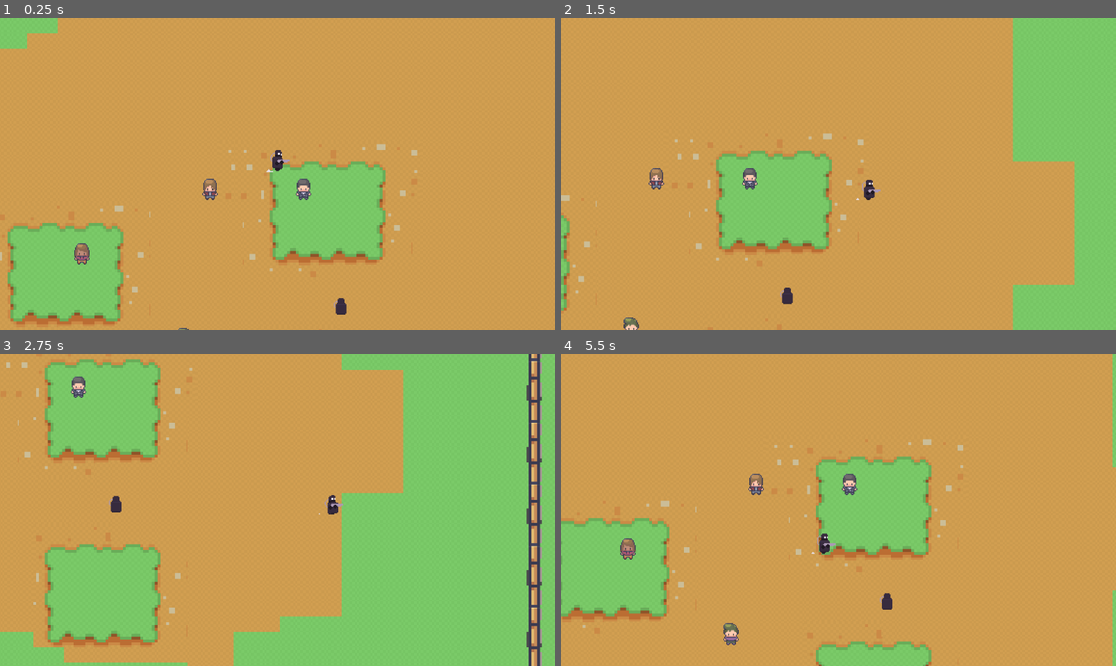
Above: before the commit, frames 1-4 (two rows, left to right).
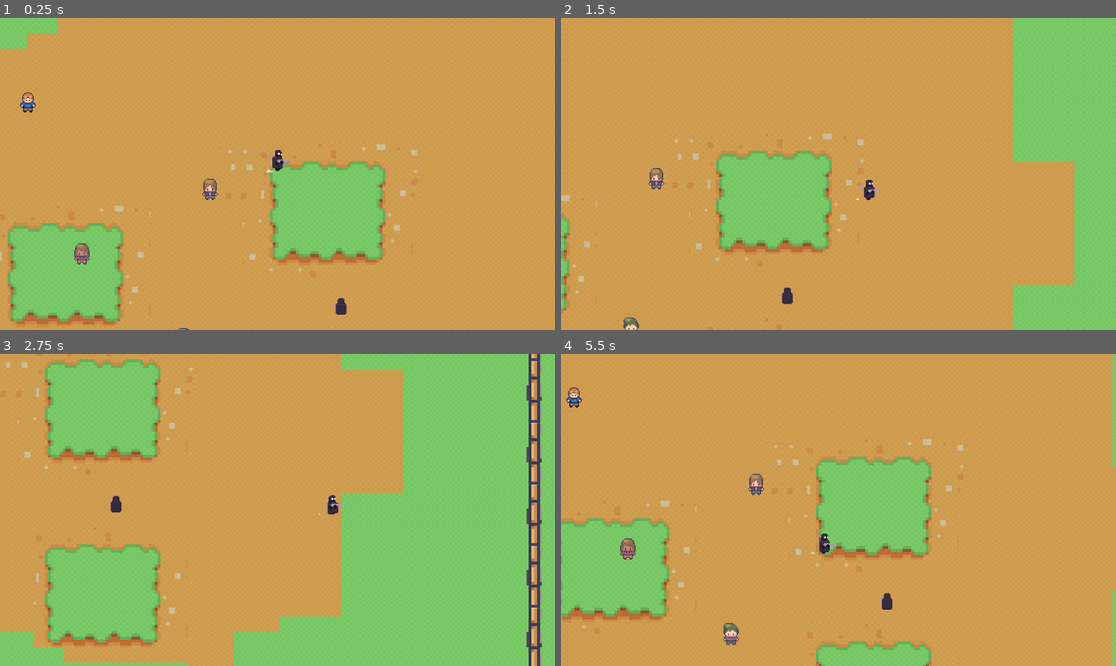
Above: after the commit, the same moments.

Repository: PieFlavr/Spring-2025-Hackathon
Game: Godot game, scene res://scenes/game.tscn
Same seed, same stepped clock (60 frames per second), same inputs: the game is played once before the commit and once after it.
Inputs:
- Up to frame 1 (0.25 s): no input
- Up to frame 2 (1.5 s): tap Enter (ui_accept) at 0.5, 0.77 s; hold Right (ui_right) 0.53-1.28 s; hold Down (ui_down) from 1.28 s (still down)
- Up to frame 3 (2.75 s): tap Enter (ui_accept) at 1.52 s; release Down (ui_down) at 2.03 s; hold Right (ui_right) from 2.03 s (still down)
- Up to frame 4 (5.5 s): release Right (ui_right) at 2.78 s; hold Up (ui_up) 2.78-3.53 s; tap Enter (ui_accept) at 3.02, 3.77, 4.52 s; hold Left (ui_left) 3.53-5.03 s; hold Down (ui_down) from 5.03 s (still down)

The runs differ from the first frame. In frame 1, 0.3% of the frame differs, in the area x 3-57%, y 23-59%; in frame 2, 0.2%; in frame 3, 0.2%; in frame 4, 0.3%.

Commit message:
Fixed kyle npc

Diff:
--- a/scenes/game.tscn
+++ b/scenes/game.tscn
@@ -11,12 +11,12 @@
 [ext_resource type="Script" uid="uid://clqysyuokik4y" path="res://scripts/area_2d_tanya.gd" id="8_dinhu"]
 [ext_resource type="PackedScene" uid="uid://cbphweclp0vy7" path="res://scenes/npc_Croakie.tscn" id="9_0tnpc"]
 [ext_resource type="PackedScene" uid="uid://ddai7g0hxjg3w" path="res://scenes/NPC_2Riley.tscn" id="9_vtaks"]
-[ext_resource type="PackedScene" uid="uid://dvjeuhph502wa" path="res://kyle.tscn" id="10_vtaks"]
 [ext_resource type="Script" uid="uid://br276joenxyhl" path="res://scripts/area_2d_riley.gd" id="11_ca42v"]
 [ext_resource type="PackedScene" uid="uid://gy2e86t8a2y" path="res://scenes/conversation_menu.tscn" id="11_kvpfn"]
 [ext_resource type="Script" uid="uid://c7erfg1pchow" path="res://scripts/area_2d_Croakie.gd" id="13_rysoc"]
 [ext_resource type="Script" uid="uid://75gweortm77b" path="res://scripts/area_2d_kyle.gd" id="15_ssvqc"]
 [ext_resource type="PackedScene" uid="uid://xf2b23k3n76w" path="res://scenes/NPC_Riley.tscn" id="16_rysoc"]
+[ext_resource type="PackedScene" uid="uid://bco7b1u8m6kfm" path="res://scenes/npc_kyle.tscn" id="18_ssvqc"]
 
 [sub_resource type="TileSetAtlasSource" id="TileSetAtlasSource_kvuet"]
 texture = ExtResource("3_0tnpc")
@@ -165,16 +165,6 @@
 position = Vector2(0, -11)
 shape = SubResource("CircleShape2D_kvuet")
 
-[node name="kyle" parent="." instance=ExtResource("10_vtaks")]
-position = Vector2(49, 0)
-
-[node name="Area2D2" type="Area2D" parent="kyle"]
-script = ExtResource("15_ssvqc")
-
-[node name="CollisionShape2D" type="CollisionShape2D" parent="kyle/Area2D2"]
-position = Vector2(0, -11)
-shape = SubResource("CircleShape2D_kvuet")
-
 [node name="CanvasLayer" type="CanvasLayer" parent="."]
 
 [node name="ConversationMenu" parent="CanvasLayer" instance=ExtResource("11_kvpfn")]
@@ -190,6 +180,17 @@
 
 [node name="CollisionShape2D" type="CollisionShape2D" parent="NpcRiley/Area2D2"]
 position = Vector2(-103, 72)
+shape = SubResource("CircleShape2D_rysoc")
+
+[node name="npc_Kyle" parent="." instance=ExtResource("18_ssvqc")]
+position = Vector2(-237, -91)
+
+[node name="Area2D2" type="Area2D" parent="npc_Kyle"]
+position = Vector2(103, -67)
+script = ExtResource("15_ssvqc")
+
+[node name="CollisionShape2D" type="CollisionShape2D" parent="npc_Kyle/Area2D2"]
+position = Vector2(-103, 57)
 shape = SubResource("CircleShape2D_rysoc")
 
 [connection signal="body_entered" from="NPC_Tanya/Area2D2" to="NPC_Tanya/Area2D2" method="_on_body_entered"]
@@ -198,9 +199,9 @@
 [connection signal="body_entered" from="NPC_Croakie/Area2D2" to="NPC_Croakie/Area2D2" method="_on_body_entered"]
 [connection signal="body_exited" from="NPC_Croakie/Area2D2" to="." method="_on_area_2d_2_body_exited"]
 [connection signal="body_exited" from="NPC_Croakie/Area2D2" to="NPC_Croakie/Area2D2" method="_on_body_exited"]
-[connection signal="body_entered" from="kyle/Area2D2" to="kyle/Area2D2" method="_on_body_entered"]
-[connection signal="body_exited" from="kyle/Area2D2" to="." method="_on_area_2d_2_body_exited"]
-[connection signal="body_exited" from="kyle/Area2D2" to="kyle/Area2D2" method="_on_body_exited"]
 [connection signal="body_entered" from="NpcRiley/Area2D2" to="NpcRiley/Area2D2" method="_on_body_entered"]
 [connection signal="body_exited" from="NpcRiley/Area2D2" to="." method="_on_area_2d_2_body_exited"]
 [connection signal="body_exited" from="NpcRiley/Area2D2" to="NpcRiley/Area2D2" method="_on_body_exited"]
+[connection signal="body_entered" from="npc_Kyle/Area2D2" to="npc_Kyle/Area2D2" method="_on_body_entered"]
+[connection signal="body_exited" from="npc_Kyle/Area2D2" to="." method="_on_area_2d_2_body_exited"]
+[connection signal="body_exited" from="npc_Kyle/Area2D2" to="npc_Kyle/Area2D2" method="_on_body_exited"]
--- /dev/null
+++ b/scenes/npc_kyle.tscn
@@ -0,0 +1,32 @@
+[gd_scene load_steps=5 format=3 uid="uid://bco7b1u8m6kfm"]
+
+[ext_resource type="Texture2D" uid="uid://cwq1txger34v7" path="res://Assets/Modern tiles_Free/Old/idle_16x16_2.png" id="1_k6x3c"]
+
+[sub_resource type="RectangleShape2D" id="RectangleShape2D_lk06v"]
+size = Vector2(14, 19)
+
+[sub_resource type="AtlasTexture" id="AtlasTexture_ruht3"]
+atlas = ExtResource("1_k6x3c")
+region = Rect2(48, 0, 16, 32)
+
+[sub_resource type="SpriteFrames" id="SpriteFrames_b6kcs"]
+animations = [{
+"frames": [{
+"duration": 1.0,
+"texture": SubResource("AtlasTexture_ruht3")
+}],
+"loop": true,
+"name": &"idle",
+"speed": 5.0
+}]
+
+[node name="npc_Kyle" type="CharacterBody2D"]
+
+[node name="CollisionShape2D" type="CollisionShape2D" parent="."]
+position = Vector2(0, -10.5)
+shape = SubResource("RectangleShape2D_lk06v")
+
+[node name="AnimatedSprite2D" type="AnimatedSprite2D" parent="."]
+position = Vector2(0, -16)
+sprite_frames = SubResource("SpriteFrames_b6kcs")
+animation = &"idle"
--- a/scripts/area_2d_kyle.gd
+++ b/scripts/area_2d_kyle.gd
@@ -1 +1,16 @@
 extends Area2D
+
+@onready var conversation_menu: Control = %ConversationMenu
+
+func _on_body_entered(body: Node2D) -> void:
+	if body.name == "Player":
+		conversation_menu.displayQuestion("Test kyle", ["Two", "Three"], "Kyle")
+
+
+
+
+
+
+func _on_body_exited(body: Node2D) -> void:
+	conversation_menu.closeMenu()
+	print("Now closing menu")
